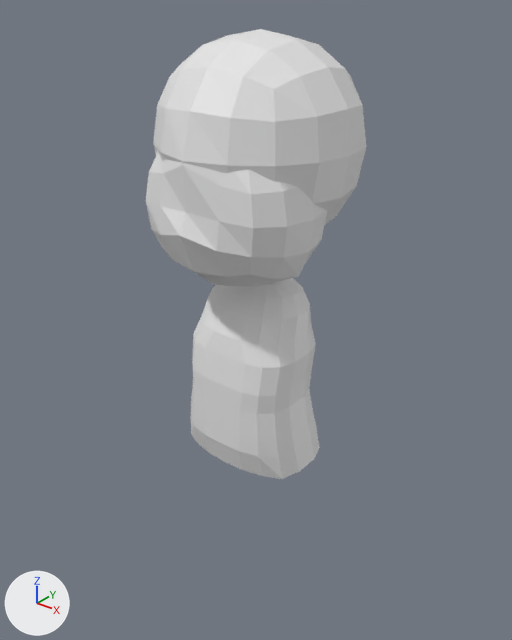
Before and after pictures for a commit that changed the Blender file Blender 4.0 modelado de cero a 100 Masterclass 1/Luffy/modeling/blocking.blend.
The view is the same before and after, from a camera (50 mm lens) standing at (1.62, -2.04, 2.6) and looking at (-0.03, 0.02, 1.33). Every picture has the same lights, and +X, +Y and +Z are marked at lower left.
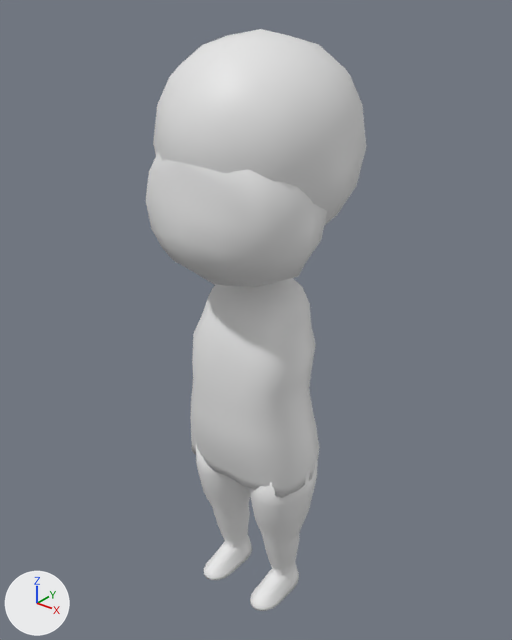
Diff of the bpy script that builds the scene:
```diff
--- a/Blender 4.0 modelado de cero a 100 Masterclass 1/Luffy/modeling/blocking.blend.py
+++ b/Blender 4.0 modelado de cero a 100 Masterclass 1/Luffy/modeling/blocking.blend.py
@@ me_cube_001 @@
 me_cube_001.from_pydata(...)  # 98 vertices, 96 faces; spans x -0.383..0.383, y -0.394..0.394, z 1.582..2.44
 # used by ob_cube; location = (0.0, 0.0, 0.0)
+# me_cube_001 part 1: all faces are now shaded smooth (96 of 96 changed)
@@ me_cube_002 @@
 me_cube_002.from_pydata(...)  # 98 vertices, 96 faces; spans x -0.342..0.342, y -0.425..0.226, z 1.568..2.17
 # used by ob_cube_001; location = (0.0, 0.0, 0.0)
+# me_cube_002 part 2: all faces are now shaded smooth (96 of 96 changed)
@@ me_cube_003 @@
 # used by ob_cube_002; location = (0.0, 0.0, 0.0)
-me_cube_003.from_pydata(...)  # 112 vertices, 99 faces; spans x 0.0..0.279, y -0.247..0.19, z 0.764..1.54
+me_cube_003.from_pydata(...)  # 132 vertices, 117 faces; spans x 0.0..0.279, y -0.247..0.196, z 0.599..1.54
+# me_cube_003 part 3
+# 2 vertices are removed from x 0.0..0.086, y -0.076..0.032, z 0.764
+# 8 faces are deleted
+# 13 vertices move from x 0.0..0.253, y -0.221..0.19, z 0.764..0.876 to x 0.0..0.279, y -0.222..0.196, z 0.667..0.876
+# 22 vertices are added at x 0.0..0.279, y -0.211..0.193, z 0.599..0.716
+# 26 new faces join them
+# me_cube_003 part 4: 91 kept faces spanning x 0.0..0.279, y -0.247..0.196, z 0.716..1.54 are now shaded smooth
@@ me_cylinder_002 @@
+me_cylinder_002.from_pydata(...)  # 302 vertices, 288 faces; spans x 0.028..0.282, y -0.207..0.167, z 0.0..0.735
+me_cylinder_002.polygons.foreach_set('use_smooth', [True] * 288)
@@ ob_cylinder_001 @@
+ob_cylinder_001 = bpy.data.objects.new('Cylinder.001', me_cylinder_002)
+ob_cylinder_001.location = (0.0, 0.0, 0.0)
+_m = ob_cylinder_001.modifiers.new('Mirror', 'MIRROR')
```

What differs and where, as boxes [x1, y1, x2, y2] in the pictures (512 x 640 px):
'Cube.002', reshaped (9% taller): before [191, 278, 320, 479]; after [191, 278, 320, 498]
'Cylinder.001', added: after [196, 445, 318, 611]
part 1 of me_cube_001, shading changed: [153, 29, 366, 226] in both
part 2 of me_cube_002, shading changed: [146, 152, 327, 287] in both
part 3 of me_cube_003, built on: before [191, 419, 299, 479]; after [191, 419, 319, 498]
part 4 of me_cube_003, shading changed: [196, 354, 319, 471] in both
